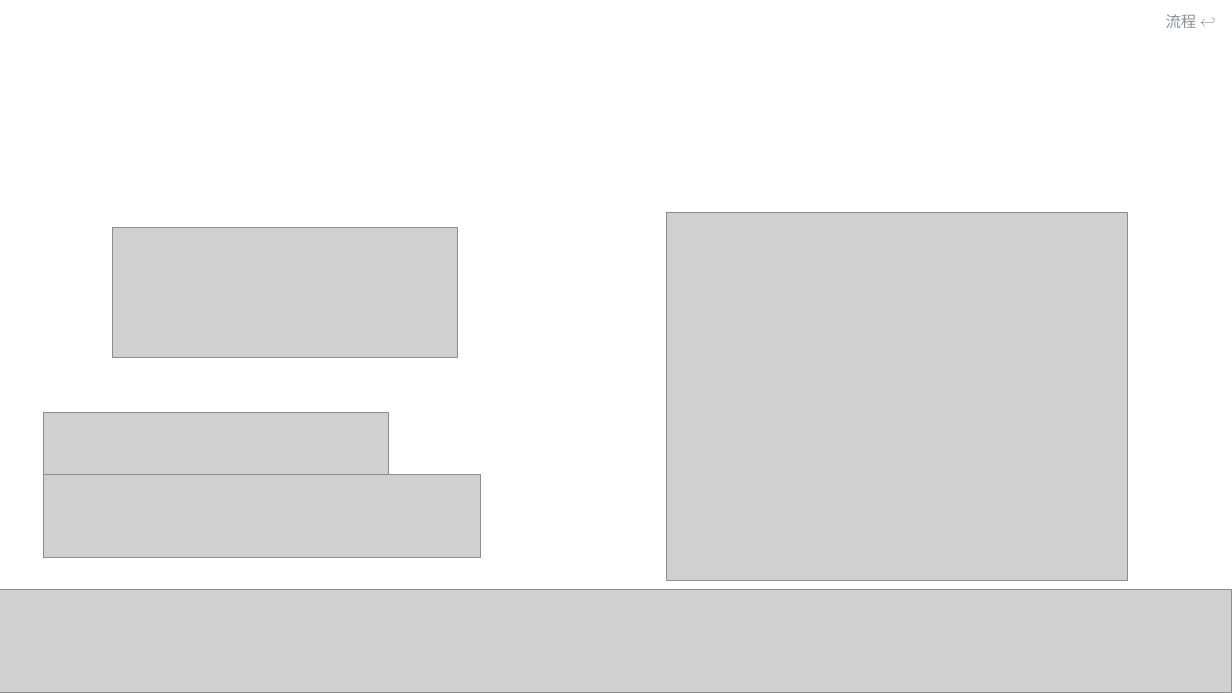
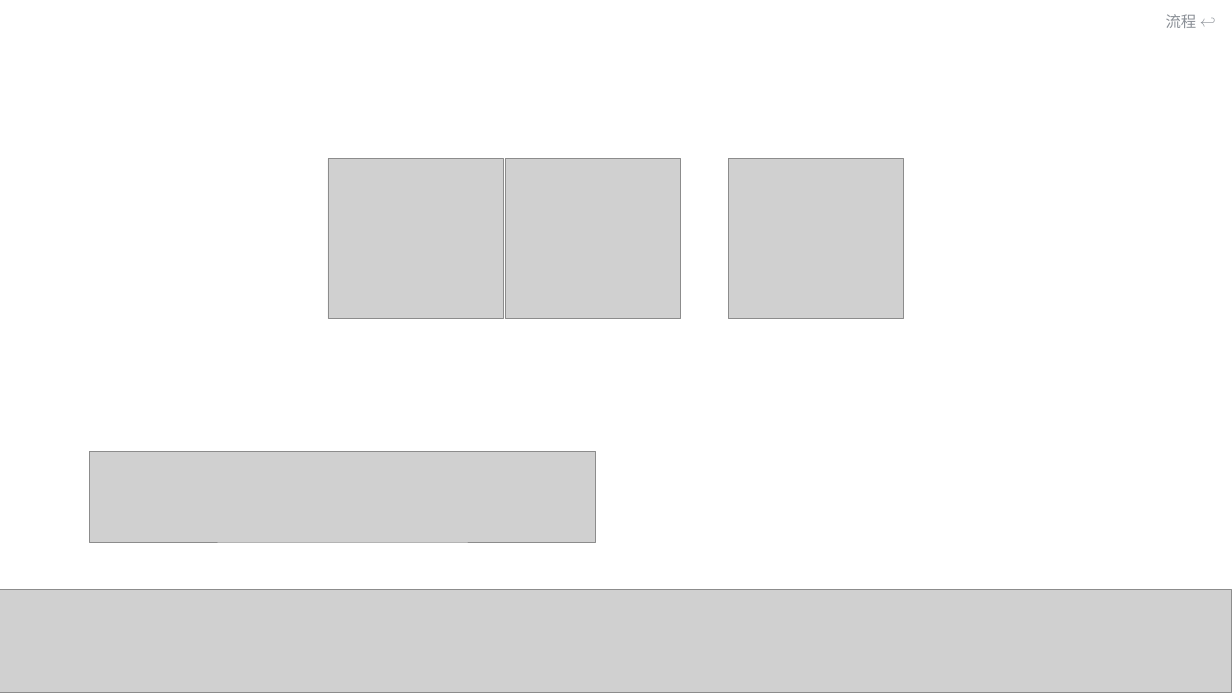
Before and after one commit to classtools1020/classtools1020.github.io, a slide deck: slide 9 of temp/files/T2-temp.pptx (slide 8 before the commit). Drawn at 1232x693 pixels with LibreOffice and Linux fonts; fonts in the diff are those of the drawing; grey boxes stand for pictures; background and template pictures are left out. Boxes give left, top, right and bottom in pixels: in the first picture for what was removed or moved away, otherwise in the second. Text is boxed around its words. In the diff, an @@ line names an element or a change of style, - is before the commit and + after.

```diff
--- a/temp/files/T2-temp.pptx
+++ b/temp/files/T2-temp.pptx
@@ picture added at box(328, 159, 504, 319) @@
@@ picture added at box(506, 159, 681, 319) @@
@@ picture added at box(728, 159, 904, 319) @@
@@ picture removed at box(113, 228, 457, 358) @@
@@ picture removed at box(667, 213, 1128, 580) @@
@@ picture removed at box(43, 413, 388, 496) @@
@@ picture removed at box(43, 474, 481, 557) @@
@@ picture added at box(90, 451, 596, 542) @@
```
Also in this commit, not shown: 4 other slides changed, 1 slide added, 20 other files.
